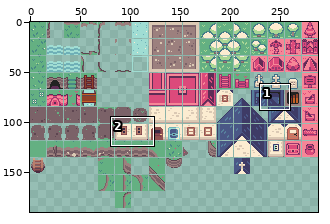
A sprite sheet gets an edit: static/images/tilemap.png. Above: a wide view before the commit, with the close-up outlined.
Close-up. Earlier state:
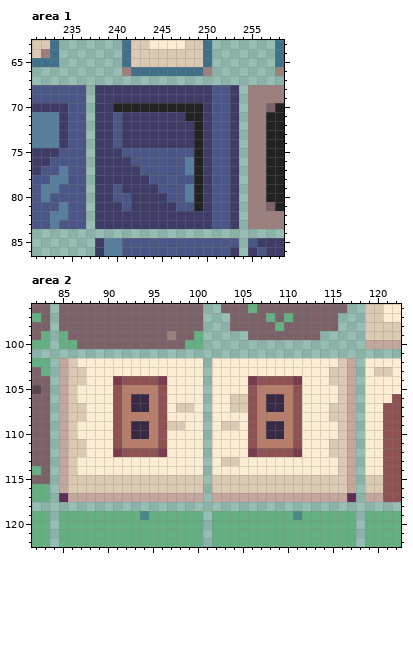
The file is 288x323 pixels. Shown: area 1: x 231..258, y 63..86; area 2: x 82..122, y 96..122. The wide view leaves out empty margins.
New version:
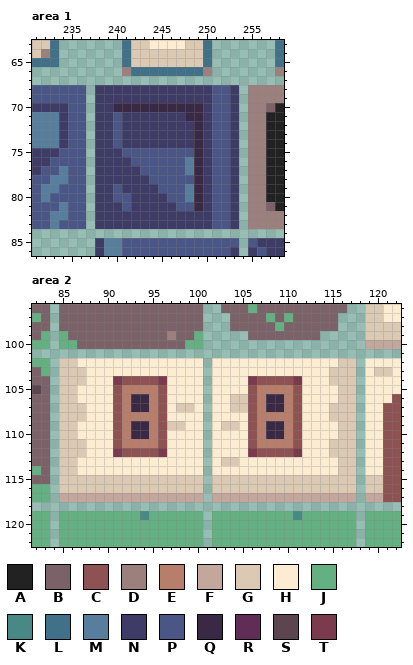
Palette (. is transparent): A #222222  B #7b6268  C #8f5252  D #9c807e  E #b87e6c  F #c3a79c  G #dbc9b4  H #fcecd1  J #64b082  K #488885  L #417089  M #577f9d  N #3e3b66  P #4a5786  Q #392945  R #5f2d56  S #5d4550  T #7a3b4f
The exact change:
{"where": "area 1"}
{"y":70,"x":240,"old":"AAAAAAAAAA","new":"QQQQQQQQQQ"}
{"y":71,"x":248,"old":"AA","new":"QQ"}
{"y":72,"x":249,"old":"A","new":"Q"}
{"y":73,"x":249,"old":"A","new":"Q"}
{"y":74,"x":249,"old":"A","new":"Q"}
{"y":75,"x":249,"old":"A","new":"Q"}
{"y":76,"x":249,"old":"A","new":"Q"}
{"y":77,"x":249,"old":"A","new":"Q"}
{"y":78,"x":249,"old":"A","new":"Q"}
{"y":79,"x":249,"old":"A","new":"Q"}
{"y":80,"x":249,"old":"A","new":"Q"}
{"y":81,"x":249,"old":"A","new":"Q"}
{"where": "area 2"}
{"y":102,"x":85,"old":"F","new":"G"}
{"y":102,"x":117,"old":"F","new":"G"}
{"y":103,"x":85,"old":"F","new":"G"}
{"y":103,"x":117,"old":"F","new":"G"}
{"y":104,"x":85,"old":"F","new":"G"}
{"y":104,"x":117,"old":"F","new":"G"}
{"y":105,"x":85,"old":"F","new":"G"}
{"y":105,"x":117,"old":"F","new":"G"}
{"y":106,"x":85,"old":"F","new":"G"}
{"y":106,"x":117,"old":"F","new":"G"}
{"y":107,"x":85,"old":"F","new":"G"}
{"y":107,"x":117,"old":"F","new":"G"}
{"y":108,"x":85,"old":"F","new":"G"}
{"y":108,"x":117,"old":"F","new":"G"}
{"y":109,"x":85,"old":"F","new":"G"}
{"y":109,"x":117,"old":"F","new":"G"}
{"y":110,"x":85,"old":"F","new":"G"}
{"y":110,"x":117,"old":"F","new":"G"}
{"y":111,"x":85,"old":"F","new":"G"}
{"y":111,"x":117,"old":"F","new":"G"}
{"y":112,"x":85,"old":"F","new":"G"}
{"y":112,"x":117,"old":"F","new":"G"}
{"y":113,"x":85,"old":"F","new":"G"}
{"y":113,"x":117,"old":"F","new":"G"}
{"y":114,"x":85,"old":"F","new":"G"}
{"y":114,"x":117,"old":"F","new":"G"}
{"y":115,"x":85,"old":"F","new":"G"}
{"y":115,"x":117,"old":"F","new":"G"}
{"y":116,"x":85,"old":"F","new":"G"}
{"y":116,"x":117,"old":"F","new":"G"}
{"y":117,"x":85,"old":"R","new":"F"}
{"y":117,"x":117,"old":"R","new":"F"}
